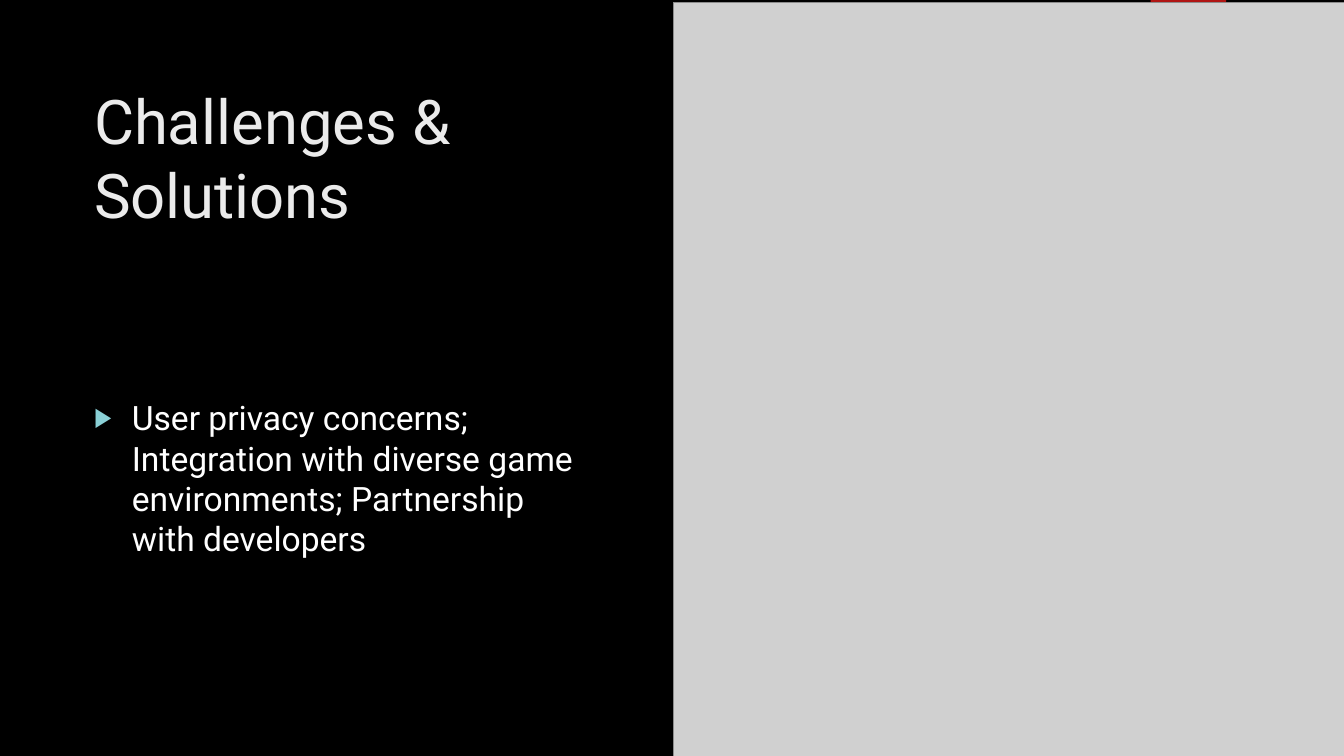
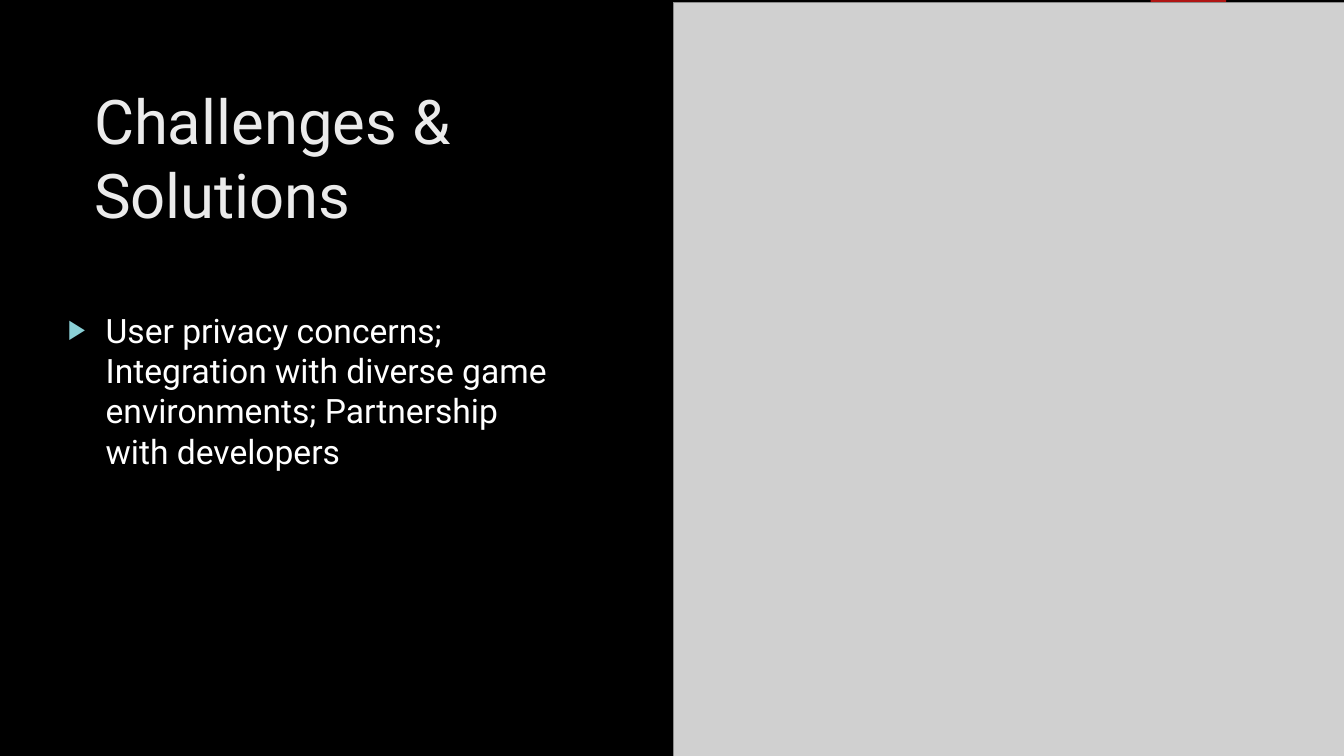
Before and after one commit to bibasrairockz/Hyper-Personalized-In-Game-Advertising, a slide deck: slide 7 of Hyper-Personalized_In-Game_Advertising .pptx. Drawn at 1344x756 pixels with LibreOffice and Linux fonts; fonts in the diff are those of the drawing; grey boxes stand for pictures; background and template pictures are left out. Boxes give left, top, right and bottom in pixels: in the first picture for what was removed or moved away, otherwise in the second. Text is boxed around its words. In the diff, an @@ line names an element or a change of style, - is before the commit and + after.

```diff
--- a/Hyper-Personalized_In-Game_Advertising .pptx
+++ b/Hyper-Personalized_In-Game_Advertising .pptx
@@ text "User privacy concerns; Integration with ...": place and size @@
-text "User privacy concerns; Integration with ..." at (132, 405, 572, 558)
+text "User privacy concerns; Integration with ..." at (106, 318, 546, 471)
```
Also in this commit, not shown: 5 other slides changed.
